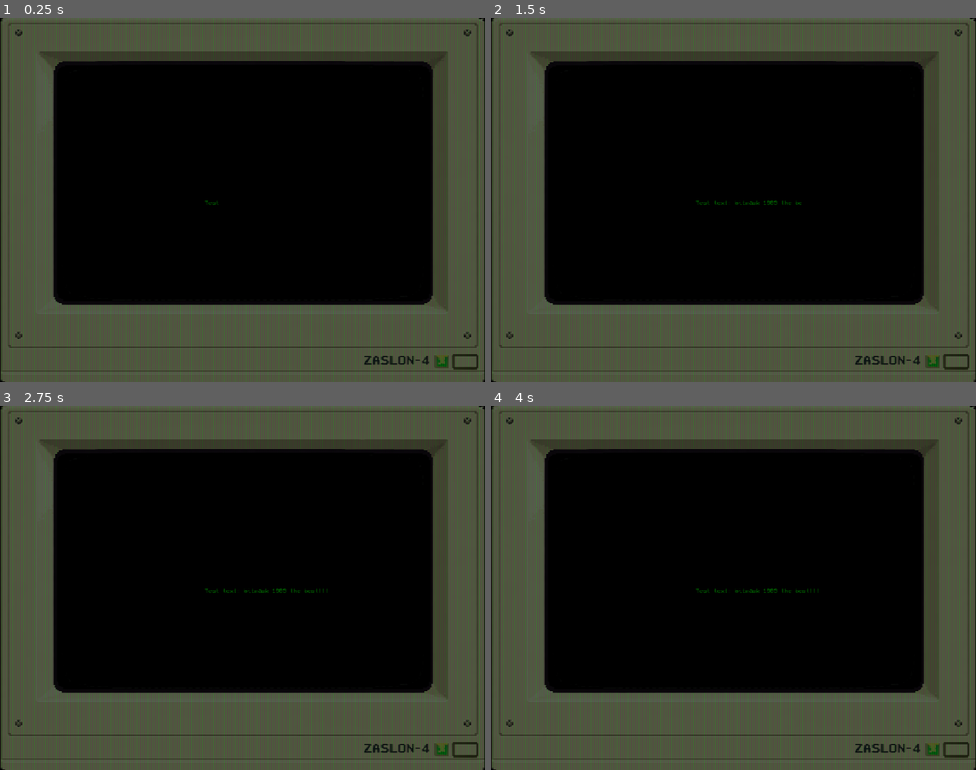
Above: before the commit, frames 1-4 (two rows, left to right).
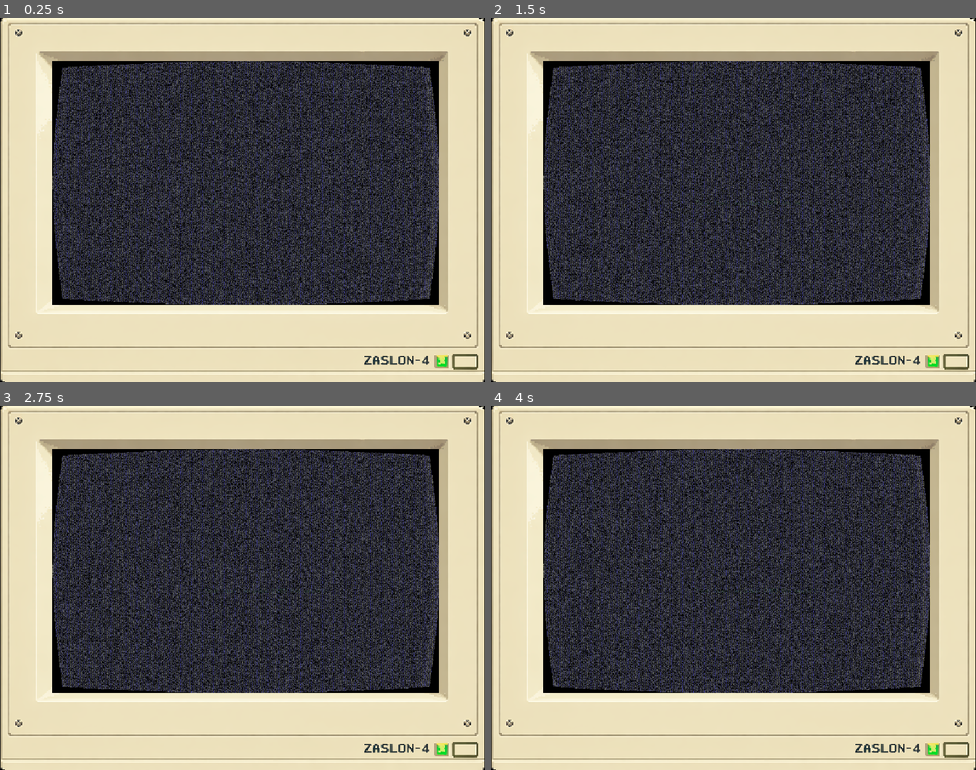
Above: after the commit, the same moments.

Repository: AdrianSmg/BITMASK--1983
Game: Godot game, scene res://Scenes/main.tscn
Two runs of this game, one before a commit and one after it. Both use one fixed random seed, a clock stepped at 60 frames per second and the inputs below.
Inputs:
- Up to frame 1 (0.25 s): no input
- Up to frame 2 (1.5 s): no input
- Up to frame 3 (2.75 s): no input
- Up to frame 4 (4 s): no input

The runs differ from the first frame. In frame 1, 86% of the frame differs, in the area x 0-100%, y 0-100%; in frame 2, 86%; in frame 3, 86%; in frame 4, 86%.

Commit message:
Version final shader

Diff:
--- a/Scenes/main.tscn
+++ b/Scenes/main.tscn
@@ -6,10 +6,11 @@
 
 [sub_resource type="ShaderMaterial" id="ShaderMaterial_jjvhh"]
 shader = ExtResource("3_8gbba")
-shader_parameter/crt_brightness = 0.98000004655
-shader_parameter/crt_ghost = 0.3650000173375
-shader_parameter/crt_grid = 0.64800003078
-shader_parameter/crt_white_noise = 0.0
+shader_parameter/crt_brightness = 0.5850000277875
+shader_parameter/crt_ghost = 0.0
+shader_parameter/crt_grid = 0.4810000228475
+shader_parameter/crt_white_noise = 0.626000029735
+shader_parameter/crt_curve = 0.0290000013775
 
 [node name="Scene" type="Node2D" unique_id=1795010771]
 script = ExtResource("1_jjgbg")
@@ -18,15 +19,23 @@
 scale = Vector2(0.74098873, 0.95509547)
 zoom = Vector2(0.747, 0.73)
 
-[node name="Sprite2D" type="Sprite2D" parent="." unique_id=1149844857]
-texture = ExtResource("2_bo1nx")
+[node name="ScreenContainer" type="Node" parent="." unique_id=727222759]
 
-[node name="CanvasLayer" type="CanvasLayer" parent="." unique_id=1612811355]
-
-[node name="ColorRect" type="ColorRect" parent="CanvasLayer" unique_id=660234157]
+[node name="ColorRect" type="ColorRect" parent="ScreenContainer" unique_id=660234157]
 material = SubResource("ShaderMaterial_jjvhh")
 anchors_preset = 15
 anchor_right = 1.0
 anchor_bottom = 1.0
+offset_left = -503.0
+offset_top = -376.0
+offset_right = -438.0
+offset_bottom = -435.0
 grow_horizontal = 2
 grow_vertical = 2
+
+[node name="SubViewport" type="SubViewport" parent="ScreenContainer" unique_id=443591837]
+size = Vector2i(720, 540)
+render_target_update_mode = 4
+
+[node name="Sprite2D" type="Sprite2D" parent="." unique_id=1149844857]
+texture = ExtResource("2_bo1nx")
--- a/Shaders/crt.gdshader
+++ b/Shaders/crt.gdshader
@@ -5,6 +5,7 @@
 uniform float crt_ghost: hint_range(0.0, 10.0) = 3.0;
 uniform float crt_grid: hint_range(0.0, 1.0) = 0.4;
 uniform float crt_white_noise: hint_range(0.0, 1.0) = 0.0;
+uniform float crt_curve: hint_range(0.0, 1.0) = 0.05;
 
 float random (vec2 uv) {
 	return fract(sin(dot(uv, vec2(12.9898, 78.233))) * 43758.5453);
@@ -12,21 +13,28 @@
 
 void fragment() {
 	float time = TIME;
-	vec2 screen_uv = SCREEN_UV;
+	vec2 crt_curve_shift = (vec2(1.0) - sin(UV.yx * PI)) * crt_curve;
+	vec2 crt_curve_scale = vec2(1.0) + crt_curve_shift * 2.0;
+
+	vec2 screen_uv = SCREEN_UV * crt_curve_scale - crt_curve_shift;
+	vec2 uv = UV * crt_curve_scale - crt_curve_shift;
+
+	float crt_mask = float(uv.x >= 0.0 && uv.x <= 1.0 && uv.y >= 0.0 && uv.y <= 1.0);
+
 	vec3 color = texture(SCREEN_TEXTURE, screen_uv).rgb * (1.0 * crt_brightness * 0.5);;
 	color += texture(SCREEN_TEXTURE, screen_uv - vec2(SCREEN_PIXEL_SIZE.x * crt_ghost, 0.0)).rgb;;
 	color += texture(SCREEN_TEXTURE, screen_uv + vec2(SCREEN_PIXEL_SIZE.x * crt_ghost, 0.0)).rgb;;
-	color *= crt_brightness * 0.25;
+	color *= crt_brightness * 0.25 * crt_mask;
 
-	vec2 noise_pixel = vec2(floor((screen_uv.x / SCREEN_PIXEL_SIZE.x) / 3.0) * 3.0, screen_uv.y);
-	float white_noise = random(noise_pixel + vec2(sin(time * PI / 4.0), cos(time * PI / 8.0)));
+	vec2 noise_pixel = vec2(floor((screen_uv.x / SCREEN_PIXEL_SIZE.x) / 3.0) * 3.0, screen_uv.y) - sin(UV.yx * PI);;
+	float white_noise = random(noise_pixel + vec2(sin(time * PI / 4.0), cos(time * PI / 8.0))) * crt_mask;
 	color = mix(color, vec3(white_noise), crt_white_noise);
 
 	float crt_grid_uv = mod(SCREEN_UV.x / SCREEN_PIXEL_SIZE.x, 3.0);
 	vec3 crt_grid_color;
 	crt_grid_color.r = clamp(1.0 - crt_grid_uv, 0.0, 1.0);
 	crt_grid_color.g = clamp(1.0 - abs(1.0 - crt_grid_uv), 0.0, 1.0);
-	crt_grid_color.g = 1.0 - crt_grid_color.r - crt_grid_color.g;
+	crt_grid_color.b = 1.0 - crt_grid_color.r - crt_grid_color.g;
 	color *= clamp(normalize(clamp(crt_grid_color, crt_grid, 1.0)), vec3(0.0), vec3(1.0));
 
 	COLOR = vec4(color, 1.0);
